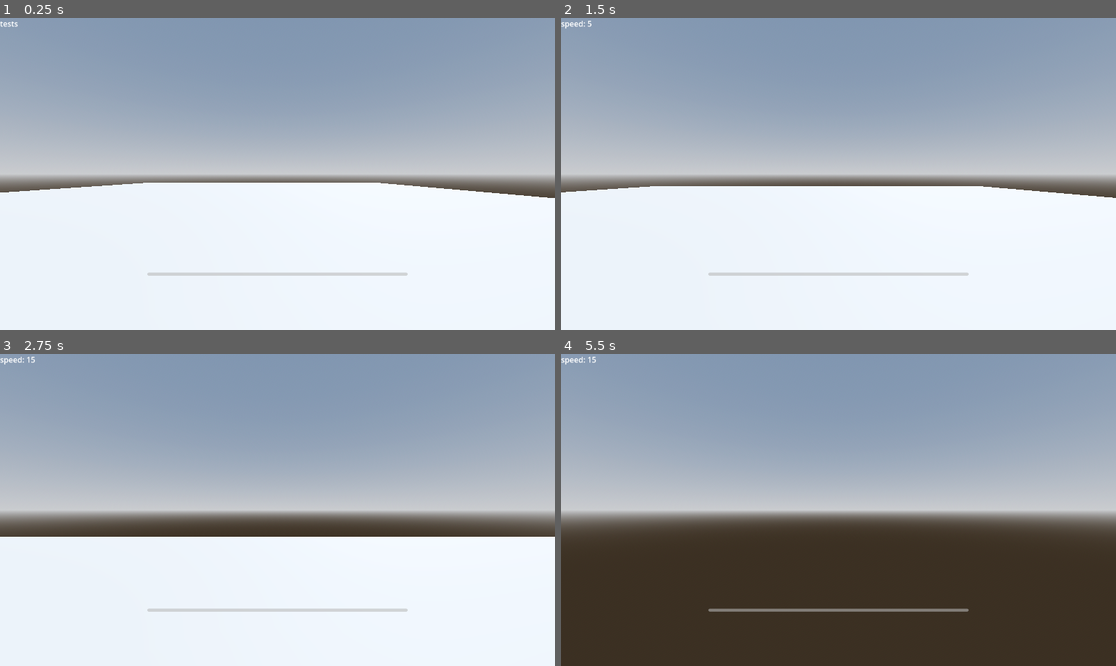
Above: before the commit, frames 1-4 (two rows, left to right).
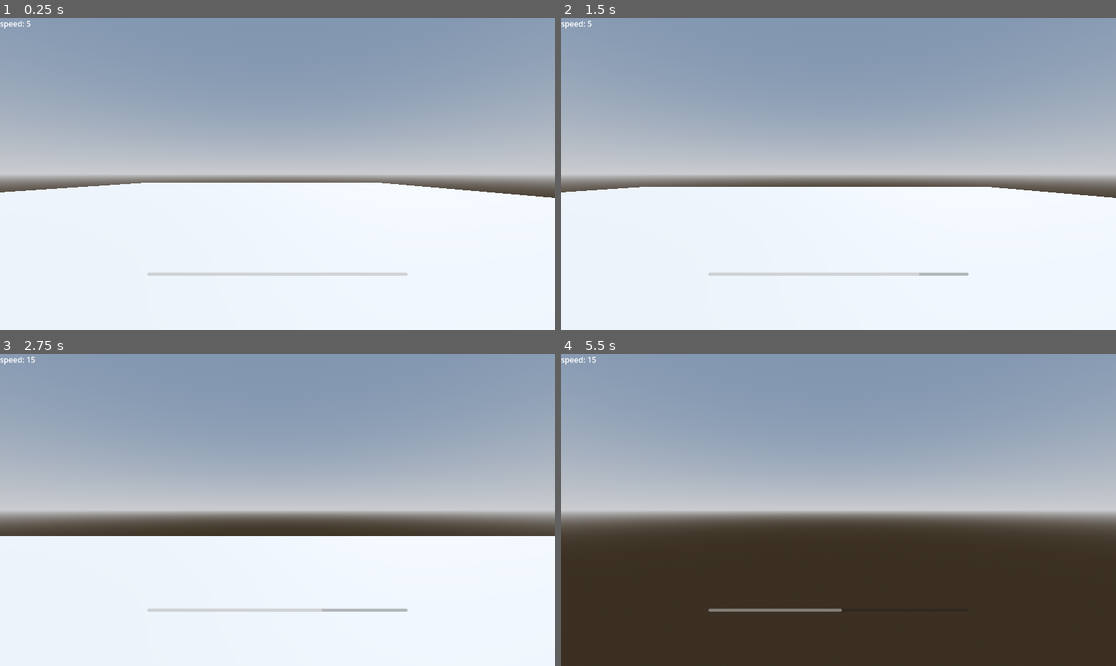
Above: after the commit, the same moments.

Repository: JobertDev27/of-blood-and-rusting-iron
Game: Godot game, scene res://world/demo_scene.tscn
The game is run twice, just before and just after one commit, with the same random seed, the same clock (stepped at 60 frames per second) and the same inputs.
Inputs:
- Up to frame 1 (0.25 s): no input
- Up to frame 2 (1.5 s): tap Enter (ui_accept) at 0.5, 0.77 s; hold Shift (sprint) 0.53-1.28 s; hold W (up) from 0.53 s (still down); tap Shift (sprint) at 1.35 s
- Up to frame 3 (2.75 s): keep holding W (up); tap Enter (ui_accept) at 1.52 s; hold Shift (sprint) from 2.03 s (still down)
- Up to frame 4 (5.5 s): keep holding W (up); release Shift (sprint) at 2.78 s; tap Shift (sprint) at 2.85, 4.35 s; tap Enter (ui_accept) at 3.02, 3.77, 4.25, 4.52, 5 s; hold Shift (sprint) 3.53-4.28 s; hold Shift (sprint) from 5.03 s (still down)

The runs differ from the first frame. In frame 1, 0.1% of the frame differs, in the area x 0-100%, y 0-58%; in frame 2, 0.2%; in frame 3, 0.3%, in the area x 0-100%, y 58-83%; in frame 4, 0.3%.

Commit message:
fix: sprinting stamina bar bug
still broken but it kinda works, just gotta deal with the delayed starting

Diff:
--- a/entities/player/player.gd
+++ b/entities/player/player.gd
@@ -24,15 +24,6 @@
 		camera.rotation.x = clamp(camera.rotation.x, deg_to_rad(-70), deg_to_rad(70))
 
 func _physics_process(delta: float) -> void:
-	stamina_bar.value = current_stamina
-	current_stamina = clampf(current_stamina, 0, MAX_STAMINA)
-
-	if !is_sprinting:
-		await get_tree().create_timer(1).timeout
-		current_stamina += 1
-	else:
-		current_stamina -= 0.01
-
 	handle_movement(delta)
 	move_and_slide()
 
@@ -41,6 +32,8 @@
 	# Debug: end game
 	if Input.is_action_just_pressed("ui_cancel"):
 		get_tree().quit()
+
+	handle_sprint()
 
 	if not is_on_floor():
 		velocity += get_gravity() * delta
@@ -54,15 +47,21 @@
 		velocity.x = direction.x * speed
 		velocity.z = direction.z * speed
 		if Input.is_action_pressed("sprint"):
-			handle_sprint()
+			is_sprinting = true
 		else:
-			speed = 5
 			is_sprinting = false
 	else:
 		velocity.x = move_toward(velocity.x, 0, speed)
 		velocity.z = move_toward(velocity.z, 0, speed)
 
 func handle_sprint() -> void:
-	if current_stamina != 0:
+	stamina_bar.value = current_stamina
+	current_stamina = clampf(current_stamina, 0, MAX_STAMINA)
+
+	if is_sprinting:
 		speed = 15
-		is_sprinting = true
+		current_stamina -= 1
+	else:
+		speed = 5
+		await get_tree().create_timer(1).timeout
+		current_stamina += 1
